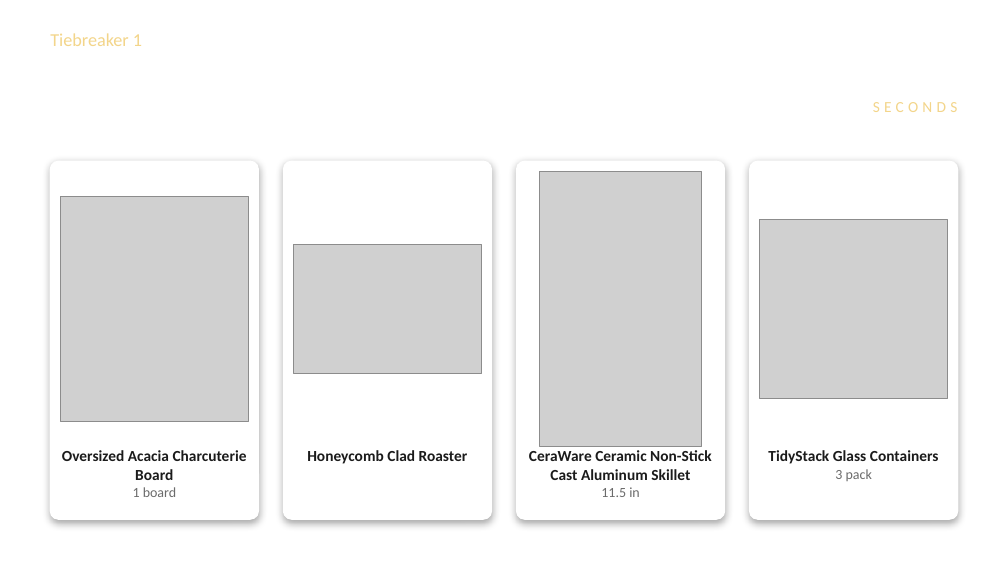
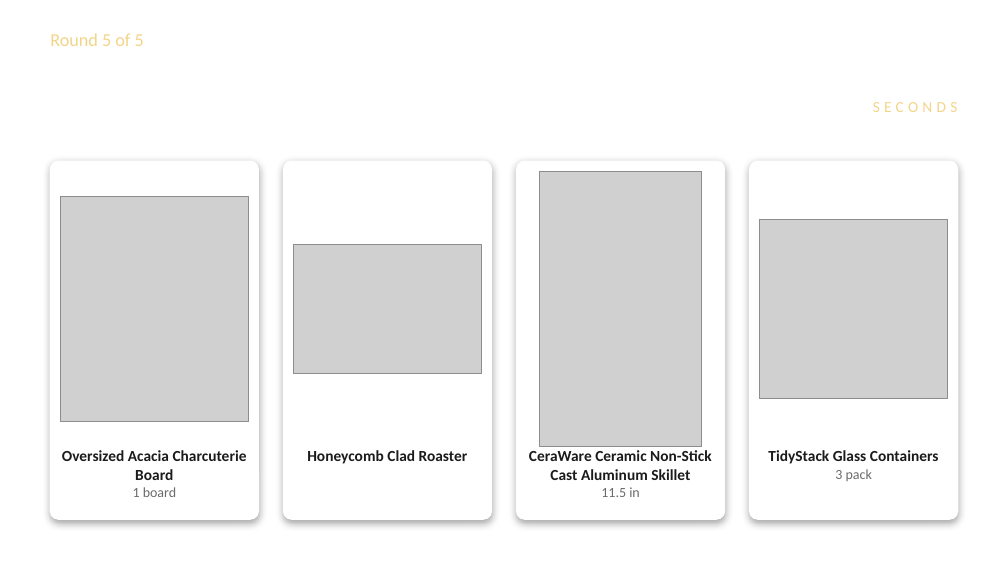
Before and after one commit to austery/price-guess-game, a slide deck: slide 16 of docs/Guess-the-Price-Backup-Slides.pptx (slide 19 before the commit). Drawn at 1008x567 pixels with LibreOffice and Linux fonts; fonts in the diff are those of the drawing; grey boxes stand for pictures; background and template pictures are left out. Boxes give left, top, right and bottom in pixels: in the first picture for what was removed or moved away, otherwise in the second. Text is boxed around its words. In the diff, an @@ line names an element or a change of style, - is before the commit and + after.

```diff
--- a/docs/Guess-the-Price-Backup-Slides.pptx
+++ b/docs/Guess-the-Price-Backup-Slides.pptx
@@ text at (50,33,144,46): text changed @@
-Tiebreaker 1
+Round 5 of 5
```
Also in this commit, not shown: 11 other slides changed, 8 slides added, 8 slides removed.
